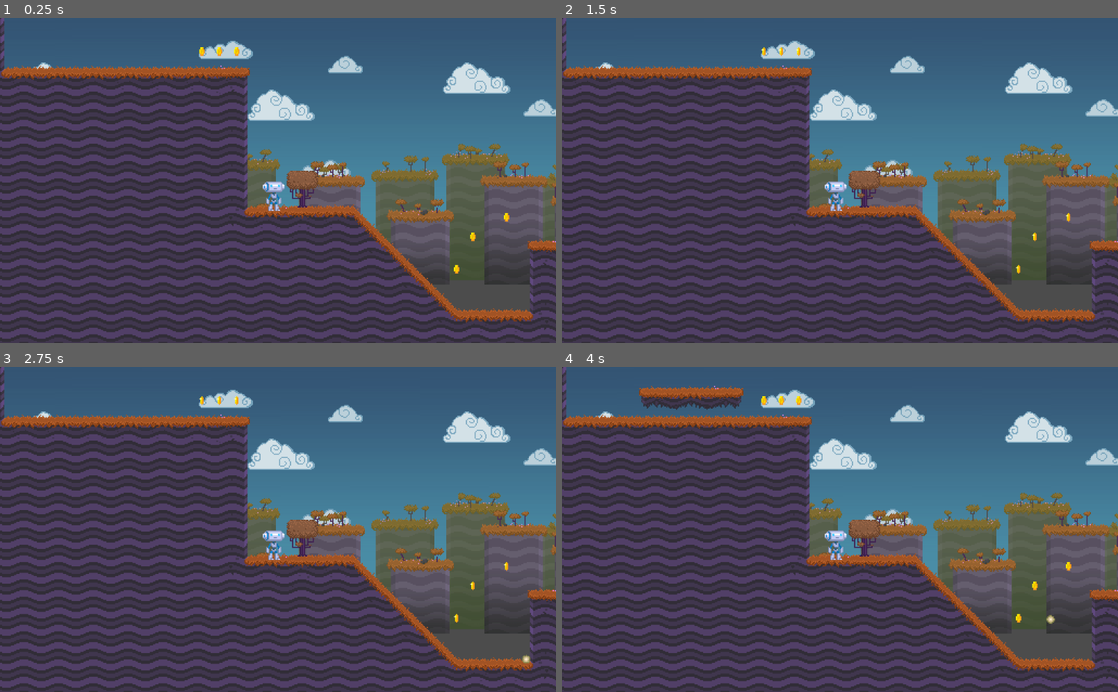
Above: before the commit, frames 1-4 (two rows, left to right).
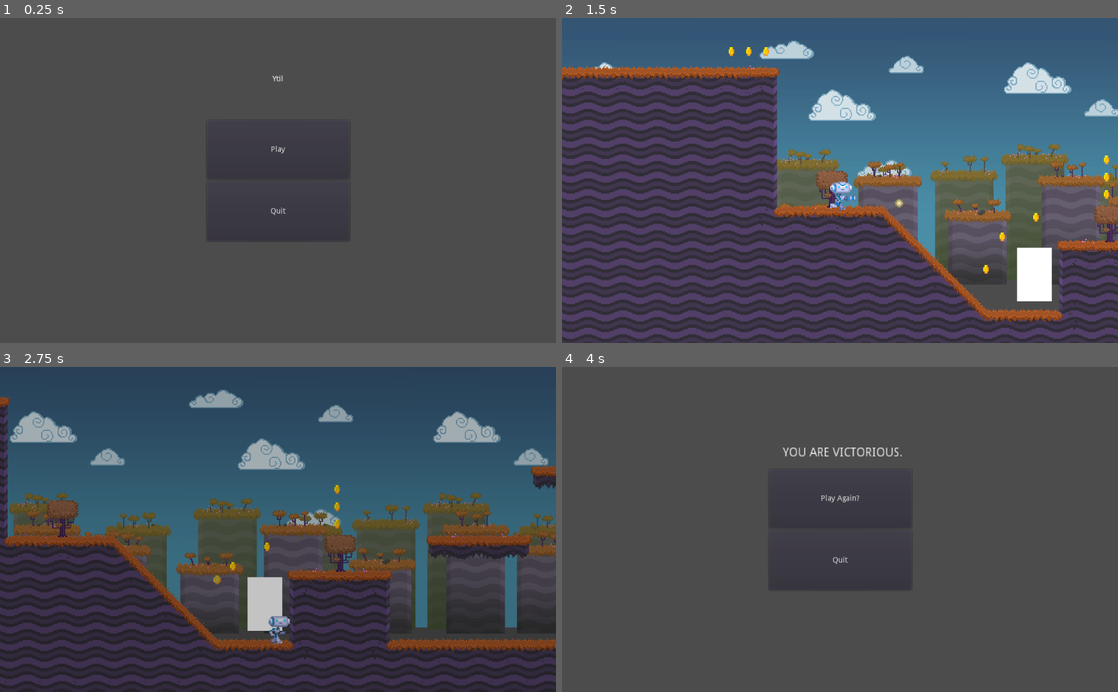
Above: after the commit, the same moments.

Repository: samithShetty/49er-Game-Jam
Game: Godot game, scene res://src/Screens/MainMenu.tscn
The game is run twice, just before and just after one commit, with the same random seed, the same clock (stepped at 60 frames per second) and the same inputs. Before the commit the project starts from res://src/Main/Game.tscn.
Inputs (mouse positions are in pixels of both pictures, inside the frame that each line leads up to):
- Up to frame 1 (0.25 s): no input
- Up to frame 2 (1.5 s): click (840, 151) at 0.5 s, where only the run after the commit has a clickable "Play"; tap Enter at 1.25 s; hold Right (move_right, bound only after the commit) from 1.28 s (still down); tap X (shoot, bound only after the commit) at 1.35 s
- Up to frame 3 (2.75 s): keep holding Right (move_right, bound only after the commit); tap Z (jump, bound only after the commit) at 1.52, 2.27 s; tap Space (shoot, bound only before the commit) at 2.1 s
- Up to frame 4 (4 s): release Right (move_right, bound only after the commit) at 2.78 s; hold Left (move_left, bound only after the commit) 2.78-3.53 s; tap X (shoot, bound only after the commit) at 2.85 s; hold Right (move_right, bound only after the commit) from 3.53 s (still down); tap Space (shoot, bound only before the commit) at 3.6 s; tap Z (jump, bound only after the commit) at 3.77 s

The runs differ from the first frame. In frame 1, 76% of the frame differs, in the area x 0-100%, y 0-100%; in frame 2, 15%; in frame 3, 75%; in frame 4, 76%.

Commit message:
Added menus, current run save system

Diff:
--- a/project.godot
+++ b/project.godot
@@ -51,8 +51,12 @@
 [application]
 
 config/name="Consume"
-run/main_scene="res://src/Main/Game.tscn"
+run/main_scene="res://src/Screens/MainMenu.tscn"
 config/icon="res://icon.png"
+
+[autoload]
+
+CurrRunData="*res://src/SaveData/CurrRunData.tscn"
 
 [gdnative]
 
@@ -62,32 +66,39 @@
 
 jump={
 "deadzone": 0.5,
-"events": [ Object(InputEventKey,"resource_local_to_scene":false,"resource_name":"","device":0,"alt":false,"shift":false,"control":false,"meta":false,"command":false,"pressed":false,"scancode":87,"physical_scancode":0,"unicode":0,"echo":false,"script":null)
+"events": [ Object(InputEventKey,"resource_local_to_scene":false,"resource_name":"","device":0,"alt":false,"shift":false,"control":false,"meta":false,"command":false,"pressed":false,"scancode":90,"physical_scancode":0,"unicode":0,"echo":false,"script":null)
+, Object(InputEventKey,"resource_local_to_scene":false,"resource_name":"","device":0,"alt":false,"shift":false,"control":false,"meta":false,"command":false,"pressed":false,"scancode":16777232,"physical_scancode":0,"unicode":0,"echo":false,"script":null)
+ ]
+}
+move_left={
+"deadzone": 0.5,
+"events": [ Object(InputEventKey,"resource_local_to_scene":false,"resource_name":"","device":0,"alt":false,"shift":false,"control":false,"meta":false,"command":false,"pressed":false,"scancode":16777231,"physical_scancode":0,"unicode":0,"echo":false,"script":null)
  ]
 }
 move_right={
 "deadzone": 0.5,
-"events": [ Object(InputEventKey,"resource_local_to_scene":false,"resource_name":"","device":0,"alt":false,"shift":false,"control":false,"meta":false,"command":false,"pressed":false,"scancode":68,"physical_scancode":0,"unicode":0,"echo":false,"script":null)
- ]
-}
-move_left={
-"deadzone": 0.5,
-"events": [ Object(InputEventKey,"resource_local_to_scene":false,"resource_name":"","device":0,"alt":false,"shift":false,"control":false,"meta":false,"command":false,"pressed":false,"scancode":65,"physical_scancode":0,"unicode":0,"echo":false,"script":null)
+"events": [ Object(InputEventKey,"resource_local_to_scene":false,"resource_name":"","device":0,"alt":false,"shift":false,"control":false,"meta":false,"command":false,"pressed":false,"scancode":16777233,"physical_scancode":0,"unicode":0,"echo":false,"script":null)
  ]
 }
 shoot={
 "deadzone": 0.5,
-"events": [ Object(InputEventKey,"resource_local_to_scene":false,"resource_name":"","device":0,"alt":false,"shift":false,"control":false,"meta":false,"command":false,"pressed":false,"scancode":32,"physical_scancode":0,"unicode":0,"echo":false,"script":null)
+"events": [ Object(InputEventKey,"resource_local_to_scene":false,"resource_name":"","device":0,"alt":false,"shift":false,"control":false,"meta":false,"command":false,"pressed":false,"scancode":88,"physical_scancode":0,"unicode":0,"echo":false,"script":null)
+ ]
+}
+toggle_pause={
+"deadzone": 0.5,
+"events": [ Object(InputEventKey,"resource_local_to_scene":false,"resource_name":"","device":0,"alt":false,"shift":false,"control":false,"meta":false,"command":false,"pressed":false,"scancode":16777217,"physical_scancode":0,"unicode":0,"echo":false,"script":null)
  ]
 }
 
 [physics]
 
 common/enable_pause_aware_picking=true
-2d/default_gravity=980
+2d/default_gravity=800
 
 [rendering]
 
 quality/driver/driver_name="GLES2"
 vram_compression/import_etc=true
 vram_compression/import_etc2=false
+environment/default_environment="res://default_env.tres"
--- a/src/Level/Level.tscn
+++ b/src/Level/Level.tscn
@@ -9,6 +9,8 @@
 [ext_resource path="res://src/Level/ParallaxBackground.tscn" type="PackedScene" id=7]
 [ext_resource path="res://assets/audio/music/music.ogg" type="AudioStream" id=8]
 [ext_resource path="res://src/Level/Music.gd" type="Script" id=9]
+[ext_resource path="res://src/Objects/Portal2D.tscn" type="PackedScene" id=10]
+[ext_resource path="res://src/Screens/EndScreen.tscn" type="PackedScene" id=11]
 
 [sub_resource type="Animation" id=1]
 resource_name = "move"
@@ -265,3 +267,7 @@
 stream = ExtResource( 8 )
 autoplay = true
 script = ExtResource( 9 )
+
+[node name="Portal2D" parent="." instance=ExtResource( 10 )]
+position = Vector2( 298, 634 )
+next_scene = ExtResource( 11 )
--- /dev/null
+++ b/src/Objects/Portal2D.gd
@@ -0,0 +1,24 @@
+tool # I don't really know what this does; has something to do with the warning
+extends Area2D
+
+
+onready var anim_player: AnimationPlayer = get_node("AnimationPlayer")
+
+
+export var next_scene: PackedScene
+
+
+func _on_Portal2D_body_entered(body: Node) -> void:
+
+	# if the body entering is the player's trigger the teleport() function
+	if body.get_collision_layer() == 1:
+		teleport()
+
+
+func _get_configuration_warning() -> String:
+	return "The next scene property can't be empty" if not next_scene else ""
+
+func teleport() -> void:
+	anim_player.play("fade_to_black")
+	yield(anim_player, "animation_finished")
+	get_tree().change_scene_to(next_scene)
--- /dev/null
+++ b/src/Objects/Portal2D.tscn
@@ -0,0 +1,91 @@
+[gd_scene load_steps=5 format=2]
+
+[ext_resource path="res://src/Objects/Portal2D.gd" type="Script" id=1]
+
+[sub_resource type="RectangleShape2D" id=1]
+extents = Vector2( 16, 25 )
+
+[sub_resource type="Animation" id=2]
+resource_name = "Start"
+length = 0.001
+tracks/0/type = "value"
+tracks/0/path = NodePath("TransitionLayer/ColorRect2:visible")
+tracks/0/interp = 1
+tracks/0/loop_wrap = true
+tracks/0/imported = false
+tracks/0/enabled = true
+tracks/0/keys = {
+"times": PoolRealArray( 0 ),
+"transitions": PoolRealArray( 1 ),
+"update": 1,
+"values": [ false ]
+}
+tracks/1/type = "value"
+tracks/1/path = NodePath("TransitionLayer/ColorRect2:color")
+tracks/1/interp = 1
+tracks/1/loop_wrap = true
+tracks/1/imported = false
+tracks/1/enabled = true
+tracks/1/keys = {
+"times": PoolRealArray( 0 ),
+"transitions": PoolRealArray( 1 ),
+"update": 0,
+"values": [ Color( 0, 0, 0, 0 ) ]
+}
+
+[sub_resource type="Animation" id=3]
+resource_name = "fade_to_black"
+tracks/0/type = "value"
+tracks/0/path = NodePath("TransitionLayer/ColorRect2:visible")
+tracks/0/interp = 1
+tracks/0/loop_wrap = true
+tracks/0/imported = false
+tracks/0/enabled = true
+tracks/0/keys = {
+"times": PoolRealArray( 0 ),
+"transitions": PoolRealArray( 1 ),
+"update": 1,
+"values": [ true ]
+}
+tracks/1/type = "value"
+tracks/1/path = NodePath("TransitionLayer/ColorRect2:color")
+tracks/1/interp = 1
+tracks/1/loop_wrap = true
+tracks/1/imported = false
+tracks/1/enabled = true
+tracks/1/keys = {
+"times": PoolRealArray( 0, 1 ),
+"transitions": PoolRealArray( 1, 2.82843 ),
+"update": 0,
+"values": [ Color( 0, 0, 0, 0 ), Color( 0, 0, 0, 1 ) ]
+}
+
+[node name="Portal2D" type="Area2D"]
+script = ExtResource( 1 )
+
+[node name="ColorRect" type="ColorRect" parent="."]
+margin_left = -15.0
+margin_top = -50.0
+margin_right = 25.0
+margin_bottom = -10.0
+rect_scale = Vector2( 0.798004, 1.23915 )
+
+[node name="CollisionShape2D" type="CollisionShape2D" parent="."]
+position = Vector2( 1, -25 )
+shape = SubResource( 1 )
+
+[node name="TransitionLayer" type="CanvasLayer" parent="."]
+layer = 100
+
+[node name="ColorRect2" type="ColorRect" parent="TransitionLayer"]
+visible = false
+anchor_right = 1.0
+anchor_bottom = 1.0
+color = Color( 0, 0, 0, 0 )
+
+[node name="AnimationPlayer" type="AnimationPlayer" parent="."]
+autoplay = "Start"
+anims/Start = SubResource( 2 )
+anims/fade_to_black = SubResource( 3 )
+
+[connection signal="body_entered" from="." to="." method="_on_Portal2D_body_entered"]
--- /dev/null
+++ b/src/SaveData/CurrRunData.gd
@@ -0,0 +1,53 @@
+extends Node
+
+signal score_updated
+signal player_died
+
+var curr_run_time: = 0 setget set_curr_run_time
+var all_upgrades: = []
+var upgrades_value: = 0 setget set_upgrades_value
+var is_dead: = false setget set_is_dead, get_is_dead
+var score: = 0 setget set_score
+
+func reset() -> void:
+	var curr_run_time = 0
+	var all_upgrades = []
+	upgrades_value = 0
+	is_dead = false
+	score = 0
+
+func append_upgrade(upgrade_id: int) -> void:
+	all_upgrades.append(upgrade_id)
+	emit_signal("all_upgrades_updated")
+	return
+
+func get_run_upgrades() -> Array:
+	return all_upgrades
+
+func set_curr_run_time(value: int) -> void:
+	curr_run_time = value
+	emit_signal("curr_run_time_updated")
+	return
+
+func set_upgrades_value(value: int) -> void:
+	upgrades_value = value
+	emit_signal("upgrades_value_updated")
+	return
+
+func set_score(value: int) -> void:
+	score = value
+	emit_signal("score_updated")
+	return
+
+func set_is_dead(state: bool) -> void:
+	is_dead = state
+	emit_signal("player_died")
+	return
+
+func get_is_dead() -> bool:
+	return is_dead
+
+# score calc later:
+# major penalty for player_died signal set to true
+# greater score for less time (-log curve?)
+# increased score for each upgrade (doesn't cancel out time penalty)
--- /dev/null
+++ b/src/SaveData/CurrRunData.tscn
@@ -0,0 +1,6 @@
+[gd_scene load_steps=2 format=2]
+
+[ext_resource path="res://src/SaveData/CurrRunData.gd" type="Script" id=1]
+
+[node name="RunData" type="Node"]
+script = ExtResource( 1 )
--- /dev/null
+++ b/src/Screens/EndScreen.gd
@@ -0,0 +1,9 @@
+extends Control
+
+var deathHeading: = "YOU WERE SUPERNATURALLY SELECTED."
+var winHeading: = "YOU ARE VICTORIOUS."
+
+func _ready() -> void:
+	if CurrRunData.get_is_dead() == false:
+		get_node("Label").text = winHeading
+	else: get_node("Label").text = deathHeading
--- /dev/null
+++ b/src/Screens/EndScreen.tscn
@@ -0,0 +1,66 @@
+[gd_scene load_steps=4 format=2]
+
+[ext_resource path="res://src/UserInterface/NextSceneButton.tscn" type="PackedScene" id=1]
+[ext_resource path="res://src/UserInterface/QuitButton.tscn" type="PackedScene" id=2]
+[ext_resource path="res://src/Screens/EndScreen.gd" type="Script" id=3]
+
+[node name="EndScreen" type="Control"]
+anchor_left = 0.5
+anchor_top = 1.0
+anchor_right = 0.5
+anchor_bottom = 1.0
+margin_left = -512.0
+margin_top = -600.0
+margin_right = 512.0
+script = ExtResource( 3 )
+
+[node name="VBoxContainer" type="VBoxContainer" parent="."]
+anchor_left = 0.5
+anchor_top = 0.5
+anchor_right = 0.5
+anchor_bottom = 0.5
+margin_left = -131.5
+margin_top = -111.5
+margin_right = 131.5
+margin_bottom = 111.5
+
+[node name="NextSceneButton" parent="VBoxContainer" instance=ExtResource( 1 )]
+anchor_left = 0.0
+anchor_top = 0.0
+anchor_right = 0.0
+anchor_bottom = 0.0
+margin_left = 0.0
+margin_top = 0.0
+margin_right = 263.0
+margin_bottom = 109.0
+size_flags_horizontal = 3
+size_flags_vertical = 7
+text = "Play Again?"
+next_scene_path = "res://src/Main/Game.tscn"
+
+[node name="QuitButton" parent="VBoxContainer" instance=ExtResource( 2 )]
+anchor_left = 0.0
+anchor_top = 0.0
+anchor_right = 0.0
+anchor_bottom = 0.0
+margin_left = 0.0
+margin_top = 113.0
+margin_right = 263.0
+margin_bottom = 223.0
+size_flags_horizontal = 3
+size_flags_vertical = 7
+
+[node name="Label" type="Label" parent="."]
+anchor_left = 0.5
+anchor_right = 0.5
+margin_left = -62.0
+margin_top = 147.0
+margin_right = -4.0
+margin_bottom = 161.0
+grow_horizontal = 2
+grow_vertical = 2
+rect_scale = Vector2( 1.53121, 1.65413 )
+size_flags_horizontal = 3
+size_flags_vertical = 6
+align = 1
+valign = 1
--- /dev/null
+++ b/src/Screens/MainMenu.tscn
@@ -0,0 +1,60 @@
+[gd_scene load_steps=3 format=2]
+
+[ext_resource path="res://src/UserInterface/NextSceneButton.tscn" type="PackedScene" id=1]
+[ext_resource path="res://src/UserInterface/QuitButton.tscn" type="PackedScene" id=2]
+
+[node name="MainMenu" type="Control"]
+anchor_left = 0.5
+anchor_top = 1.0
+anchor_right = 0.5
+anchor_bottom = 1.0
+margin_left = -512.0
+margin_top = -600.0
+margin_right = 512.0
+
+[node name="VBoxContainer" type="VBoxContainer" parent="."]
+anchor_left = 0.5
+anchor_top = 0.5
+anchor_right = 0.5
+anchor_bottom = 0.5
+margin_left = -131.5
+margin_top = -111.5
+margin_right = 131.5
+margin_bottom = 111.5
+
+[node name="NextSceneButton" parent="VBoxContainer" instance=ExtResource( 1 )]
+anchor_left = 0.0
+anchor_top = 0.0
+anchor_right = 0.0
+anchor_bottom = 0.0
+margin_left = 0.0
+margin_top = 0.0
+margin_right = 263.0
+margin_bottom = 109.0
+size_flags_horizontal = 3
+size_flags_vertical = 7
+next_scene_path = "res://src/Main/Game.tscn"
+
+[node name="QuitButton" parent="VBoxContainer" instance=ExtResource( 2 )]
+anchor_left = 0.0
+anchor_top = 0.0
+anchor_right = 0.0
+anchor_bottom = 0.0
+margin_left = 0.0
+margin_top = 113.0
+margin_right = 263.0
+margin_bottom = 223.0
+size_flags_horizontal = 3
+size_flags_vertical = 7
+
+[node name="Label" type="Label" parent="."]
+anchor_left = 0.5
+anchor_top = 0.5
+anchor_right = 0.5
+anchor_bottom = 0.5
+margin_left = -20.0
+margin_top = -194.0
+margin_right = 20.0
+margin_bottom = -180.0
+text = "Ytil"
+align = 1
--- /dev/null
+++ b/src/UserInterface/NextSceneButton.gd
@@ -0,0 +1,12 @@
+tool
+extends Button
+
+
+# creates a Next Scene Path as seen in the Inspector
+export(String, FILE) var next_scene_path: = ""
+
+func _on_NextSceneButton_button_up() -> void:
+	get_tree().change_scene(next_scene_path)
+
+func _get_configuration_warning() -> String:
+	return "next_scene_path must be set for the button to work" if next_scene_path == "" else ""
--- /dev/null
+++ b/src/UserInterface/NextSceneButton.tscn
@@ -0,0 +1,17 @@
+[gd_scene load_steps=2 format=2]
+
+[ext_resource path="res://src/UserInterface/NextSceneButton.gd" type="Script" id=1]
+
+[node name="NextSceneButton" type="Button"]
+anchor_left = 0.5
+anchor_top = 0.5
+anchor_right = 0.5
+anchor_bottom = 0.5
+margin_left = -127.0
+margin_top = -29.5
+margin_right = 127.0
+margin_bottom = 29.5
+text = "Play"
+script = ExtResource( 1 )
+
+[connection signal="button_up" from="." to="." method="_on_NextSceneButton_button_up"]
--- a/src/UserInterface/PauseMenu.tscn
+++ b/src/UserInterface/PauseMenu.tscn
@@ -15,9 +15,6 @@
 anchor_bottom = 1.0
 theme = ExtResource( 1 )
 script = ExtResource( 2 )
-__meta__ = {
-"_edit_use_anchors_": false
-}
 
 [node name="ColorRect" type="ColorRect" parent="."]
 anchor_right = 1.0
@@ -35,10 +32,10 @@
 }
 
 [node name="VBoxContainer" type="VBoxContainer" parent="ColorRect/CenterContainer"]
-margin_left = 250.0
-margin_top = 140.0
-margin_right = 550.0
-margin_bottom = 340.0
+margin_left = 362.0
+margin_top = 200.0
+margin_right = 662.0
+margin_bottom = 400.0
 rect_min_size = Vector2( 300, 200 )
 custom_constants/separation = 6
 alignment = 1
--- /dev/null
+++ b/src/UserInterface/QuitButton.gd
@@ -0,0 +1,4 @@
+extends Button
+
+func _on_button_up() -> void:
+	get_tree().quit()
--- /dev/null
+++ b/src/UserInterface/QuitButton.tscn
@@ -0,0 +1,18 @@
+[gd_scene load_steps=2 format=2]
+
+[ext_resource path="res://src/UserInterface/QuitButton.gd" type="Script" id=1]
+
+[node name="QuitButton" type="Button"]
+anchor_left = 0.5
+anchor_top = 0.5
+anchor_right = 0.5
+anchor_bottom = 0.5
+margin_left = -127.0
+margin_top = -29.5
+margin_right = 127.0
+margin_bottom = 29.5
+text = "Quit"
+script = ExtResource( 1 )
+
+[connection signal="button_up" from="." to="." method="_on_NextSceneButton_button_up"]
+[connection signal="button_up" from="." to="." method="_on_button_up"]
Not shown: 1 places in src/Level/Level.tscn that only renumber resources
